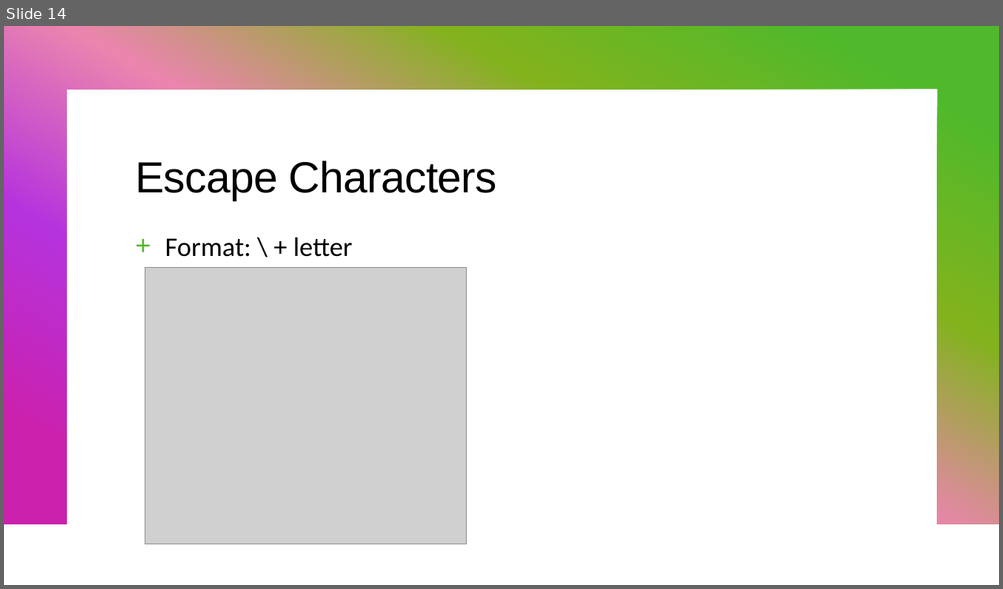
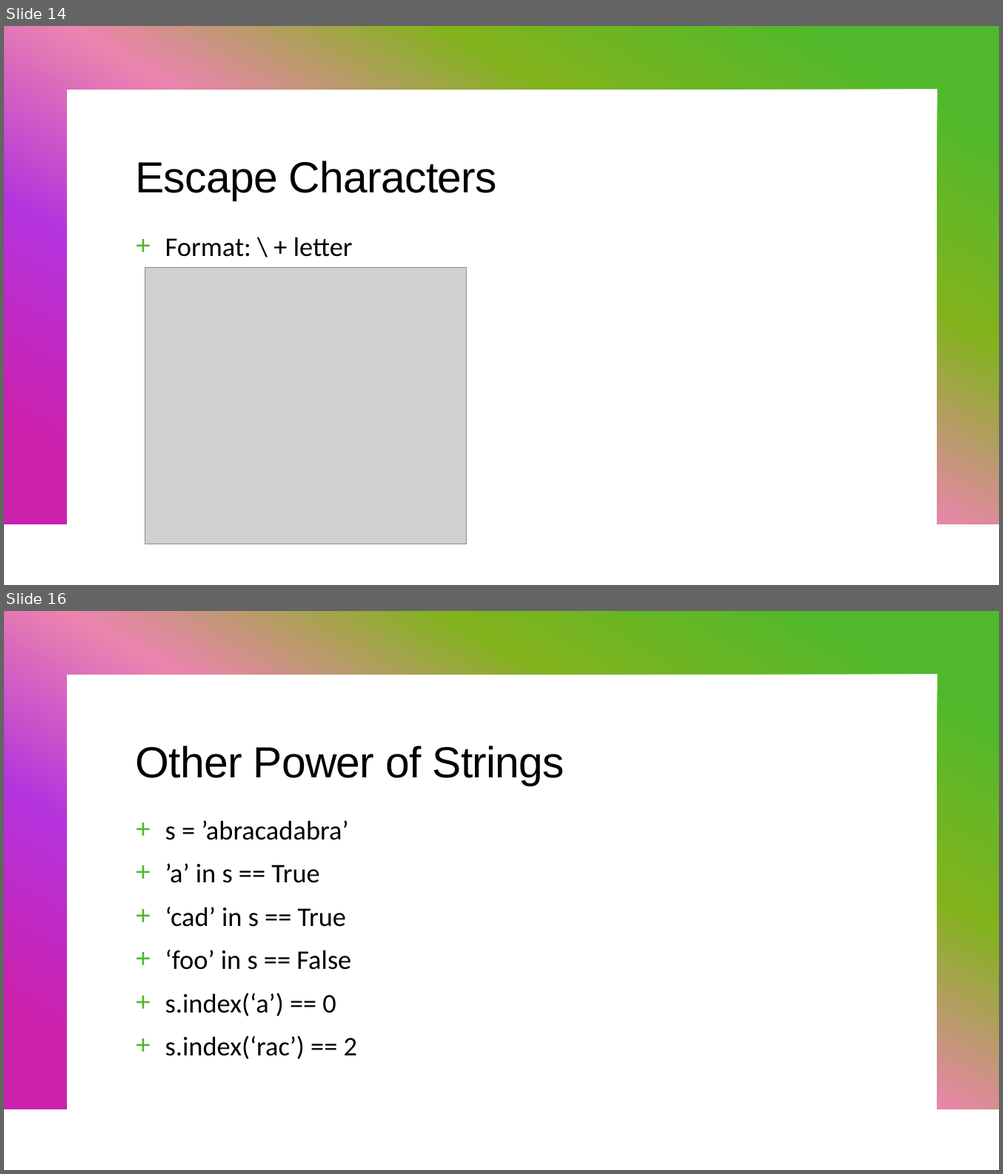
Before and after one commit to KarinaSang/Teaching, a slide deck: Python/Week1/Week1.pptx. Shown one above the other, each under a label of ours: slide 14 before the commit, slides 14 and 16 after it; the slides between them are not shown. The pictures are 1003x589 and 1003x1174 pixels, drawn with LibreOffice and Linux fonts; fonts in the diff are those of the drawing; grey boxes stand for pictures. Boxes give left, top, right and bottom in pixels: in the first picture for what was removed or moved away, otherwise in the second. Text is boxed around its words. In the diff, an @@ line names an element or a change of style, - is before the commit and + after.

```diff
--- a/Python/Week1/Week1.pptx
+++ b/Python/Week1/Week1.pptx
@@ slide 16 added at box(4, 611, 999, 1170), background #FFFFFF; not listed: 1 template element that a slide beside it also shows @@
@@ title added at box(135, 746, 565, 786), 42 pt, text #000000 @@
+Other Power of Strings
@@ text added at box(165, 820, 357, 1059), 26 pt, text #000000 @@
++ s = ’abracadabra’
++ ’a’ in s == True
++ ‘cad’ in s == True
++ ‘foo’ in s == False
++ s.index(‘a’) == 0
++ s.index(‘rac’) == 2
```
Also in this commit, not shown: 1 slide changed, 2 other slides added, 1 other file.
